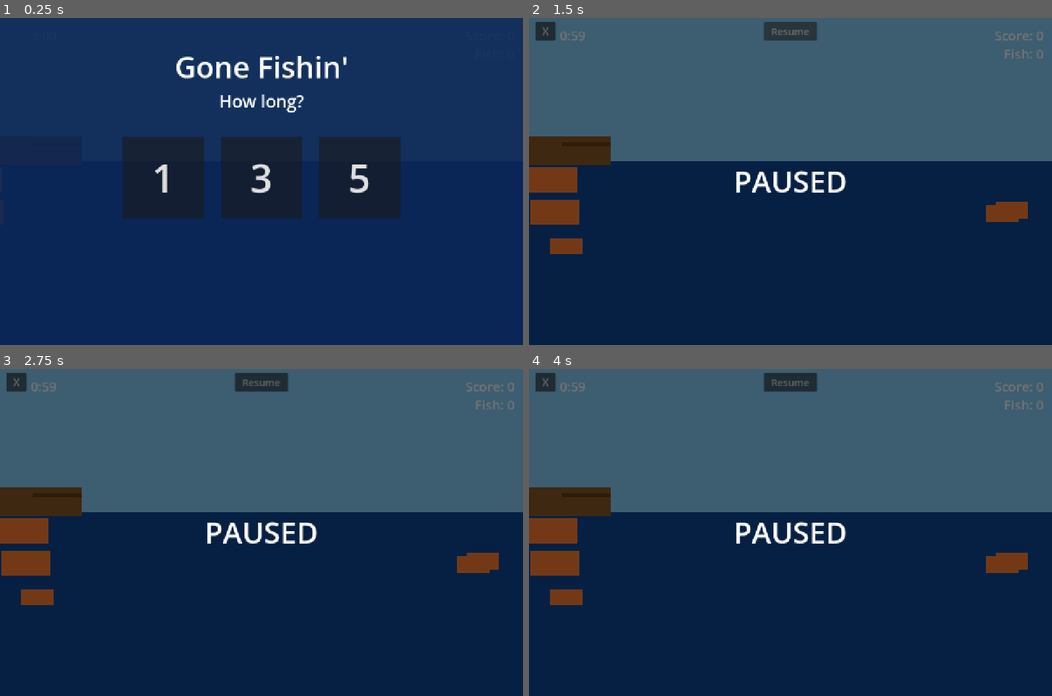
Above: before the commit, frames 1-4 (two rows, left to right).
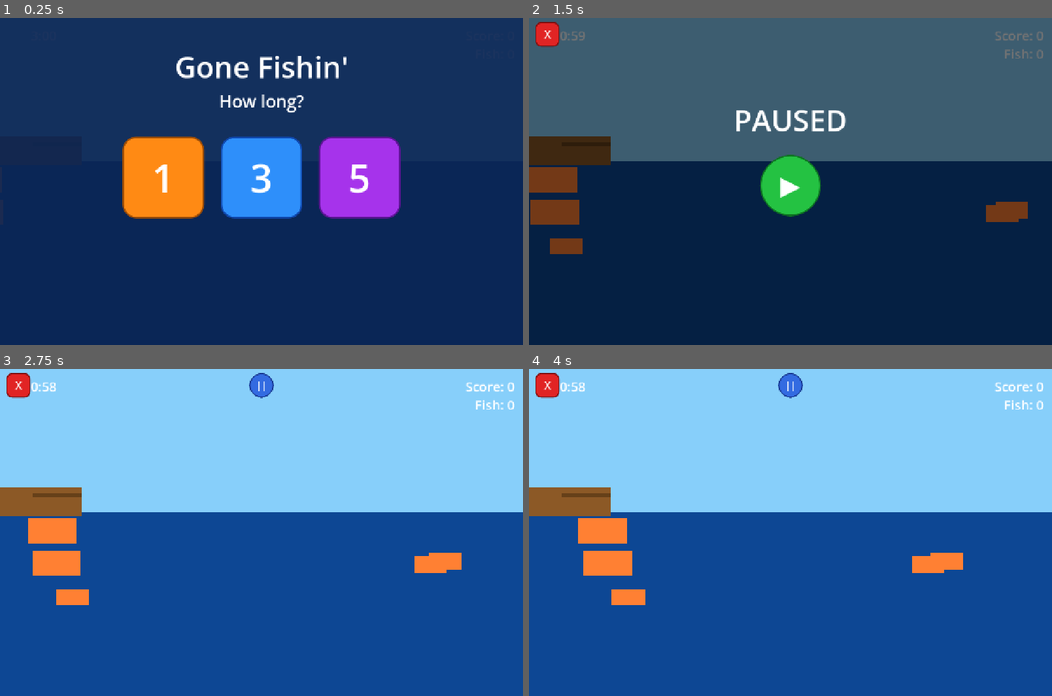
Above: after the commit, the same moments.

Repository: abroederdorf/Carters-Games
Game: Godot game, scene res://scenes/Game.tscn
The game is run twice, just before and just after one commit, with the same random seed, the same clock (stepped at 60 frames per second) and the same inputs.
Inputs (mouse positions are in pixels of both pictures, inside the frame that each line leads up to):
- Up to frame 1 (0.25 s): no input
- Up to frame 2 (1.5 s): click "1" at 0.5 s; click "Pause" (after the commit: "||") at 1.25 s
- Up to frame 3 (2.75 s): click (261, 535) at 2 s, where only the run after the commit has a clickable "▶"
- Up to frame 4 (4 s): click "Resume" (after the commit: "||") at 2.75 s; click (790, 535) at 3.5 s, where only the run after the commit has a clickable "▶"

The runs differ from the first frame. In frame 1, 12% of the frame differs, in the area x 23-77%, y 36-62%; in frame 2, 3.6%; in frame 3, 100%, in the area x 0-100%, y 0-100%; in frame 4, 100%.

Commit message:
Polish pause/exit buttons with cartoony StyleBoxFlat styles
- Pause button: blue circle with " || " icon; hides itself when pressed
- Pause overlay: shows "PAUSED" label + large green circle ▶ play button
  centered on screen; play button resumes and restores the pause button
- Exit button: red rounded square with white "X"; rendered above overlay
  so it stays tappable even while paused
- Timer-select buttons (1/3/5): orange / sky-blue / purple rounded squares
- Play Again: teal rounded button
- All buttons: white text, dark border, anti-aliased corners for cartoony feel

Co-Authored-By: Claude Sonnet 4.6 <noreply@anthropic.com>

Diff:
--- a/scenes/UI.tscn
+++ b/scenes/UI.tscn
@@ -1,6 +1,202 @@
-[gd_scene load_steps=2 format=3 uid="uid://cuu000000001"]
+[gd_scene load_steps=16 format=3 uid="uid://cuu000000001"]
 
 [ext_resource type="Script" path="res://scripts/ui.gd" id="1_ui001"]
+
+[sub_resource type="StyleBoxFlat" id="SBF_exit_n"]
+bg_color = Color(0.88, 0.14, 0.14, 1)
+corner_radius_top_left = 14
+corner_radius_top_right = 14
+corner_radius_bottom_right = 14
+corner_radius_bottom_left = 14
+corner_detail = 8
+border_width_left = 3
+border_width_top = 3
+border_width_right = 3
+border_width_bottom = 3
+border_color = Color(0.50, 0.05, 0.05, 1)
+anti_aliased = true
+
+[sub_resource type="StyleBoxFlat" id="SBF_exit_p"]
+bg_color = Color(0.65, 0.08, 0.08, 1)
+corner_radius_top_left = 14
+corner_radius_top_right = 14
+corner_radius_bottom_right = 14
+corner_radius_bottom_left = 14
+corner_detail = 8
+border_width_left = 3
+border_width_top = 3
+border_width_right = 3
+border_width_bottom = 3
+border_color = Color(0.35, 0.02, 0.02, 1)
+anti_aliased = true
+
+[sub_resource type="StyleBoxFlat" id="SBF_pau_n"]
+bg_color = Color(0.20, 0.42, 0.88, 1)
+corner_radius_top_left = 30
+corner_radius_top_right = 30
+corner_radius_bottom_right = 30
+corner_radius_bottom_left = 30
+corner_detail = 12
+border_width_left = 3
+border_width_top = 3
+border_width_right = 3
+border_width_bottom = 3
+border_color = Color(0.08, 0.20, 0.55, 1)
+anti_aliased = true
+
+[sub_resource type="StyleBoxFlat" id="SBF_pau_p"]
+bg_color = Color(0.12, 0.26, 0.62, 1)
+corner_radius_top_left = 30
+corner_radius_top_right = 30
+corner_radius_bottom_right = 30
+corner_radius_bottom_left = 30
+corner_detail = 12
+border_width_left = 3
+border_width_top = 3
+border_width_right = 3
+border_width_bottom = 3
+border_color = Color(0.05, 0.12, 0.38, 1)
+anti_aliased = true
+
+[sub_resource type="StyleBoxFlat" id="SBF_play_n"]
+bg_color = Color(0.14, 0.76, 0.26, 1)
+corner_radius_top_left = 75
+corner_radius_top_right = 75
+corner_radius_bottom_right = 75
+corner_radius_bottom_left = 75
+corner_detail = 16
+border_width_left = 4
+border_width_top = 4
+border_width_right = 4
+border_width_bottom = 4
+border_color = Color(0.05, 0.45, 0.13, 1)
+anti_aliased = true
+
+[sub_resource type="StyleBoxFlat" id="SBF_play_p"]
+bg_color = Color(0.08, 0.52, 0.16, 1)
+corner_radius_top_left = 75
+corner_radius_top_right = 75
+corner_radius_bottom_right = 75
+corner_radius_bottom_left = 75
+corner_detail = 16
+border_width_left = 4
+border_width_top = 4
+border_width_right = 4
+border_width_bottom = 4
+border_color = Color(0.03, 0.30, 0.08, 1)
+anti_aliased = true
+
+[sub_resource type="StyleBoxFlat" id="SBF_t1_n"]
+bg_color = Color(1.0, 0.54, 0.08, 1)
+corner_radius_top_left = 32
+corner_radius_top_right = 32
+corner_radius_bottom_right = 32
+corner_radius_bottom_left = 32
+corner_detail = 8
+border_width_left = 4
+border_width_top = 4
+border_width_right = 4
+border_width_bottom = 4
+border_color = Color(0.62, 0.30, 0.02, 1)
+anti_aliased = true
+
+[sub_resource type="StyleBoxFlat" id="SBF_t1_p"]
+bg_color = Color(0.75, 0.38, 0.04, 1)
+corner_radius_top_left = 32
+corner_radius_top_right = 32
+corner_radius_bottom_right = 32
+corner_radius_bottom_left = 32
+corner_detail = 8
+border_width_left = 4
+border_width_top = 4
+border_width_right = 4
+border_width_bottom = 4
+border_color = Color(0.45, 0.20, 0.01, 1)
+anti_aliased = true
+
+[sub_resource type="StyleBoxFlat" id="SBF_t3_n"]
+bg_color = Color(0.18, 0.56, 0.98, 1)
+corner_radius_top_left = 32
+corner_radius_top_right = 32
+corner_radius_bottom_right = 32
+corner_radius_bottom_left = 32
+corner_detail = 8
+border_width_left = 4
+border_width_top = 4
+border_width_right = 4
+border_width_bottom = 4
+border_color = Color(0.06, 0.28, 0.68, 1)
+anti_aliased = true
+
+[sub_resource type="StyleBoxFlat" id="SBF_t3_p"]
+bg_color = Color(0.10, 0.36, 0.72, 1)
+corner_radius_top_left = 32
+corner_radius_top_right = 32
+corner_radius_bottom_right = 32
+corner_radius_bottom_left = 32
+corner_detail = 8
+border_width_left = 4
+border_width_top = 4
+border_width_right = 4
+border_width_bottom = 4
+border_color = Color(0.04, 0.18, 0.48, 1)
+anti_aliased = true
+
+[sub_resource type="StyleBoxFlat" id="SBF_t5_n"]
+bg_color = Color(0.65, 0.20, 0.92, 1)
+corner_radius_top_left = 32
+corner_radius_top_right = 32
+corner_radius_bottom_right = 32
+corner_radius_bottom_left = 32
+corner_detail = 8
+border_width_left = 4
+border_width_top = 4
+border_width_right = 4
+border_width_bottom = 4
+border_color = Color(0.36, 0.08, 0.58, 1)
+anti_aliased = true
+
+[sub_resource type="StyleBoxFlat" id="SBF_t5_p"]
+bg_color = Color(0.45, 0.12, 0.65, 1)
+corner_radius_top_left = 32
+corner_radius_top_right = 32
+corner_radius_bottom_right = 32
+corner_radius_bottom_left = 32
+corner_detail = 8
+border_width_left = 4
+border_width_top = 4
+border_width_right = 4
+border_width_bottom = 4
+border_color = Color(0.24, 0.04, 0.40, 1)
+anti_aliased = true
+
+[sub_resource type="StyleBoxFlat" id="SBF_pa_n"]
+bg_color = Color(0.06, 0.72, 0.62, 1)
+corner_radius_top_left = 20
+corner_radius_top_right = 20
+corner_radius_bottom_right = 20
+corner_radius_bottom_left = 20
+corner_detail = 8
+border_width_left = 4
+border_width_top = 4
+border_width_right = 4
+border_width_bottom = 4
+border_color = Color(0.02, 0.42, 0.35, 1)
+anti_aliased = true
+
+[sub_resource type="StyleBoxFlat" id="SBF_pa_p"]
+bg_color = Color(0.03, 0.50, 0.42, 1)
+corner_radius_top_left = 20
+corner_radius_top_right = 20
+corner_radius_bottom_right = 20
+corner_radius_bottom_left = 20
+corner_detail = 8
+border_width_left = 4
+border_width_top = 4
+border_width_right = 4
+border_width_bottom = 4
+border_color = Color(0.01, 0.28, 0.22, 1)
+anti_aliased = true
 
 [node name="UI" type="CanvasLayer"]
 process_mode = 3
@@ -32,61 +228,90 @@
 text = "Fish: 0"
 theme_override_font_sizes/font_size = 32
 
+[node name="PauseOverlay" type="Control" parent="."]
+visible = false
+layout_mode = 3
+anchors_preset = 15
+anchor_right = 1.0
+anchor_bottom = 1.0
+grow_horizontal = 2
+grow_vertical = 2
+
+[node name="Background" type="ColorRect" parent="PauseOverlay"]
+layout_mode = 3
+anchors_preset = 15
+anchor_right = 1.0
+anchor_bottom = 1.0
+grow_horizontal = 2
+grow_vertical = 2
+color = Color(0, 0, 0, 0.55)
+
+[node name="PausedLabel" type="Label" parent="PauseOverlay"]
+layout_mode = 3
+anchor_left = 0.5
+anchor_top = 0.5
+anchor_right = 0.5
+anchor_bottom = 0.5
+offset_left = -200.0
+offset_top = -200.0
+offset_right = 200.0
+offset_bottom = -90.0
+horizontal_alignment = 1
+text = "PAUSED"
+theme_override_font_sizes/font_size = 72
+
+[node name="PlayButton" type="Button" parent="PauseOverlay"]
+layout_mode = 3
+anchor_left = 0.5
+anchor_top = 0.5
+anchor_right = 0.5
+anchor_bottom = 0.5
+offset_left = -75.0
+offset_top = -65.0
+offset_right = 75.0
+offset_bottom = 85.0
+text = "▶"
+theme_override_font_sizes/font_size = 64
+theme_override_colors/font_color = Color(1, 1, 1, 1)
+theme_override_colors/font_hover_color = Color(1, 1, 1, 1)
+theme_override_colors/font_pressed_color = Color(1, 1, 1, 1)
+theme_override_styles/normal = SubResource("SBF_play_n")
+theme_override_styles/hover = SubResource("SBF_play_n")
+theme_override_styles/pressed = SubResource("SBF_play_p")
+
 [node name="ExitButton" type="Button" parent="."]
 visible = false
 offset_left = 15.0
 offset_top = 10.0
-offset_right = 65.0
-offset_bottom = 55.0
+offset_right = 75.0
+offset_bottom = 70.0
 text = "X"
 theme_override_font_sizes/font_size = 26
+theme_override_colors/font_color = Color(1, 1, 1, 1)
+theme_override_colors/font_hover_color = Color(1, 1, 1, 1)
+theme_override_colors/font_pressed_color = Color(1, 1, 1, 1)
+theme_override_styles/normal = SubResource("SBF_exit_n")
+theme_override_styles/hover = SubResource("SBF_exit_n")
+theme_override_styles/pressed = SubResource("SBF_exit_p")
 
 [node name="PauseButton" type="Button" parent="."]
 visible = false
-layout_mode = 0
 anchor_left = 0.5
 anchor_top = 0.0
 anchor_right = 0.5
 anchor_bottom = 0.0
-offset_left = -65.0
+offset_left = -30.0
 offset_top = 10.0
-offset_right = 65.0
-offset_bottom = 55.0
-text = "Pause"
-theme_override_font_sizes/font_size = 24
-
-[node name="PauseOverlay" type="Control" parent="."]
-visible = false
-layout_mode = 3
-anchors_preset = 15
-anchor_right = 1.0
-anchor_bottom = 1.0
-grow_horizontal = 2
-grow_vertical = 2
-
-[node name="Background" type="ColorRect" parent="PauseOverlay"]
-layout_mode = 3
-anchors_preset = 15
-anchor_right = 1.0
-anchor_bottom = 1.0
-grow_horizontal = 2
-grow_vertical = 2
-color = Color(0, 0, 0, 0.55)
-
-[node name="PausedLabel" type="Label" parent="PauseOverlay"]
-layout_mode = 3
-anchors_preset = 8
-anchor_left = 0.5
-anchor_top = 0.5
-anchor_right = 0.5
-anchor_bottom = 0.5
-offset_left = -200.0
-offset_top = -50.0
-offset_right = 200.0
-offset_bottom = 50.0
-horizontal_alignment = 1
-text = "PAUSED"
-theme_override_font_sizes/font_size = 72
+offset_right = 30.0
+offset_bottom = 70.0
+text = "||"
+theme_override_font_sizes/font_size = 22
+theme_override_colors/font_color = Color(1, 1, 1, 1)
+theme_override_colors/font_hover_color = Color(1, 1, 1, 1)
+theme_override_colors/font_pressed_color = Color(1, 1, 1, 1)
+theme_override_styles/normal = SubResource("SBF_pau_n")
+theme_override_styles/hover = SubResource("SBF_pau_n")
+theme_override_styles/pressed = SubResource("SBF_pau_p")
 
 [node name="EndScreen" type="Control" parent="."]
 visible = false
@@ -128,12 +353,18 @@
 anchor_top = 0.5
 anchor_right = 0.5
 anchor_bottom = 0.5
-offset_left = -100.0
+offset_left = -120.0
 offset_top = 60.0
-offset_right = 100.0
-offset_bottom = 110.0
+offset_right = 120.0
+offset_bottom = 120.0
 text = "Play Again"
 theme_override_font_sizes/font_size = 28
+theme_override_colors/font_color = Color(1, 1, 1, 1)
+theme_override_colors/font_hover_color = Color(1, 1, 1, 1)
+theme_override_colors/font_pressed_color = Color(1, 1, 1, 1)
+theme_override_styles/normal = SubResource("SBF_pa_n")
+theme_override_styles/hover = SubResource("SBF_pa_n")
+theme_override_styles/pressed = SubResource("SBF_pa_p")
 
 [node name="TimerSelectScreen" type="Control" parent="."]
 layout_mode = 3
@@ -197,13 +428,31 @@
 custom_minimum_size = Vector2(200, 200)
 text = "1"
 theme_override_font_sizes/font_size = 96
+theme_override_colors/font_color = Color(1, 1, 1, 1)
+theme_override_colors/font_hover_color = Color(1, 1, 1, 1)
+theme_override_colors/font_pressed_color = Color(1, 1, 1, 1)
+theme_override_styles/normal = SubResource("SBF_t1_n")
+theme_override_styles/hover = SubResource("SBF_t1_n")
+theme_override_styles/pressed = SubResource("SBF_t1_p")
 
 [node name="Btn3Min" type="Button" parent="TimerSelectScreen/ButtonContainer"]
 custom_minimum_size = Vector2(200, 200)
 text = "3"
 theme_override_font_sizes/font_size = 96
+theme_override_colors/font_color = Color(1, 1, 1, 1)
+theme_override_colors/font_hover_color = Color(1, 1, 1, 1)
+theme_override_colors/font_pressed_color = Color(1, 1, 1, 1)
+theme_override_styles/normal = SubResource("SBF_t3_n")
+theme_override_styles/hover = SubResource("SBF_t3_n")
+theme_override_styles/pressed = SubResource("SBF_t3_p")
 
 [node name="Btn5Min" type="Button" parent="TimerSelectScreen/ButtonContainer"]
 custom_minimum_size = Vector2(200, 200)
 text = "5"
 theme_override_font_sizes/font_size = 96
+theme_override_colors/font_color = Color(1, 1, 1, 1)
+theme_override_colors/font_hover_color = Color(1, 1, 1, 1)
+theme_override_colors/font_pressed_color = Color(1, 1, 1, 1)
+theme_override_styles/normal = SubResource("SBF_t5_n")
+theme_override_styles/hover = SubResource("SBF_t5_n")
+theme_override_styles/pressed = SubResource("SBF_t5_p")
--- a/scripts/ui.gd
+++ b/scripts/ui.gd
@@ -23,6 +23,7 @@
 	$TimerSelectScreen/ButtonContainer/Btn5Min.pressed.connect(func(): _on_timer_selected(300.0))
 	exit_button.pressed.connect(_on_exit_pressed)
 	pause_button.pressed.connect(_on_pause_pressed)
+	$PauseOverlay/PlayButton.pressed.connect(_on_play_pressed)
 
 func _on_timer_selected(duration: float) -> void:
 	timer_select_screen.visible = false
@@ -31,10 +32,14 @@
 	timer_selected.emit(duration)
 
 func _on_pause_pressed() -> void:
-	var pausing := not get_tree().paused
-	get_tree().paused = pausing
-	pause_button.text = "Resume" if pausing else "Pause"
-	pause_overlay.visible = pausing
+	get_tree().paused = true
+	pause_button.visible = false
+	pause_overlay.visible = true
+
+func _on_play_pressed() -> void:
+	get_tree().paused = false
+	pause_overlay.visible = false
+	pause_button.visible = true
 
 func _on_exit_pressed() -> void:
 	get_tree().paused = false
@@ -67,6 +72,7 @@
 func show_end_screen(score: int, fish: int) -> void:
 	exit_button.visible = false
 	pause_button.visible = false
+	pause_overlay.visible = false
 	end_screen.visible = true
 	final_score_label.text = "%d fish caught!\nScore: %d pts" % [fish, score]
 
